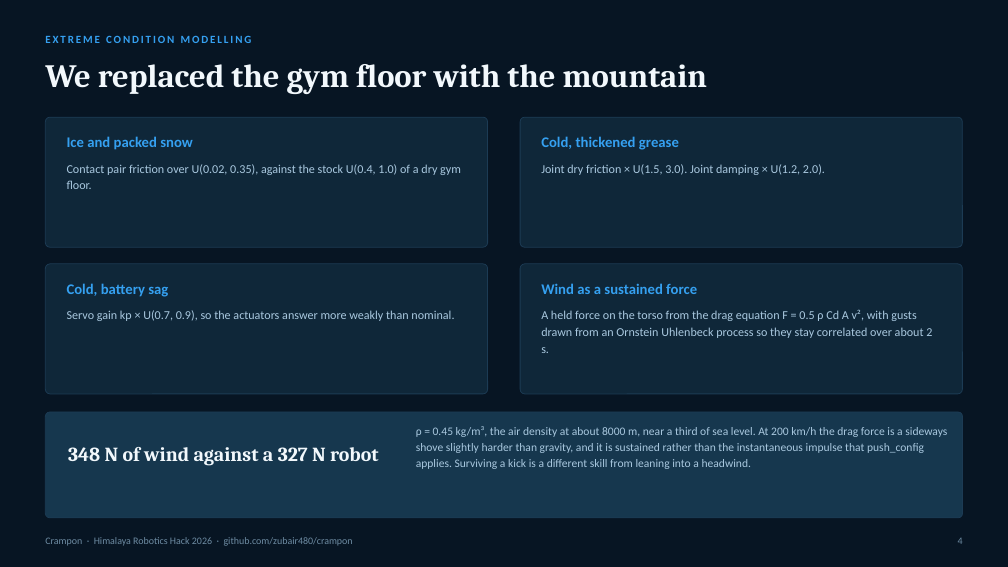
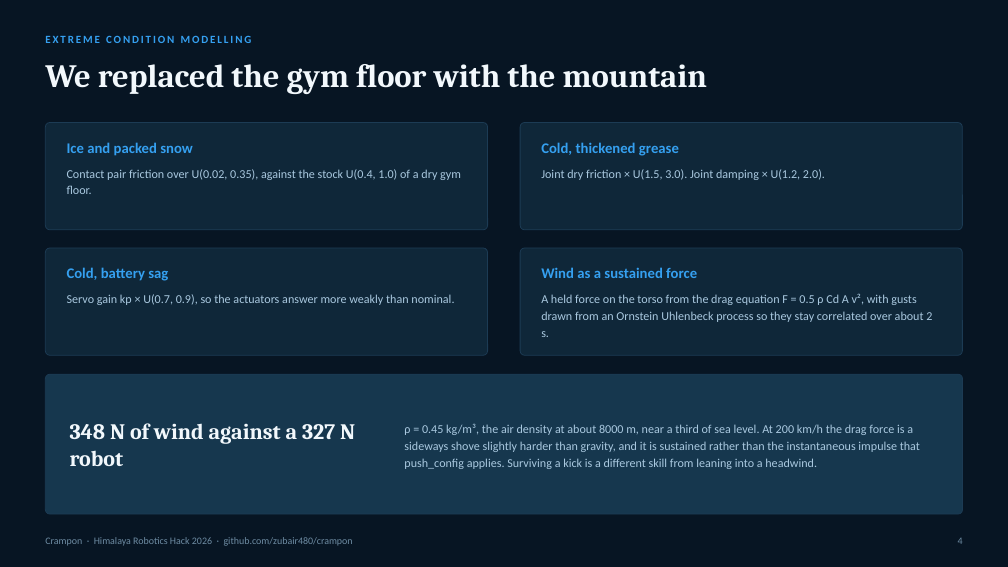
Before and after one commit to zubair480/crampon, a slide deck: slide 4 of crampon_pitch.pptx. Drawn at 1008x567 pixels with LibreOffice and Linux fonts; fonts in the diff are those of the drawing. Boxes give left, top, right and bottom in pixels: in the first picture for what was removed or moved away, otherwise in the second. Text is boxed around its words. In the diff, an @@ line names an element or a change of style, - is before the commit and + after.

```diff
--- a/crampon_pitch.pptx
+++ b/crampon_pitch.pptx
@@ rounded rectangle: place and size @@
-rounded rectangle at (45,117,488,247)
+rounded rectangle at (45,123,488,230)
@@ rounded rectangle: place and size @@
-rounded rectangle at (520,117,963,247)
+rounded rectangle at (520,123,963,230)
@@ 4 texts: place and size @@
-4 texts at (67,136,825,189)
+4 texts at (67,142,825,194)
@@ rounded rectangle: place and size @@
-rounded rectangle at (45,264,488,394)
+rounded rectangle at (45,248,488,355)
@@ proportions changed in 5 elements at (45,123,488,230), (520,123,963,230), (45,374,963,514), (45,248,488,355), (520,248,963,355) @@
@@ rounded rectangle: place and size @@
-rounded rectangle at (520,264,963,394)
+rounded rectangle at (520,248,963,355)
@@ 4 texts: place and size @@
-4 texts at (67,283,932,353)
+4 texts at (67,267,932,337)
@@ rounded rectangle: place and size @@
-rounded rectangle at (45,412,963,518)
+rounded rectangle at (45,374,963,514)
@@ text "348 N of wind against ...": place and size @@
-text "348 N of wind against ..." at (68,447,378,466)
+text "348 N of wind against ..." at (70,423,355,466)
@@ text "348 N of wind against ..." at (70,423,355,466): size 19 to 21 pt @@
@@ text "ρ = 0.45 kg/m³, the ...": place and size @@
-text "ρ = 0.45 kg/m³, the ..." at (416,426,947,469)
+text "ρ = 0.45 kg/m³, the ..." at (404,424,920,469)
@@ text "ρ = 0.45 kg/m³, the ..." at (404,424,920,469): size 11 to 11.5 pt; line spacing 1.15 to 1.18; vertical alignment top to middle @@
```
Also in this commit, not shown: 9 other slides changed, 1 other file.
